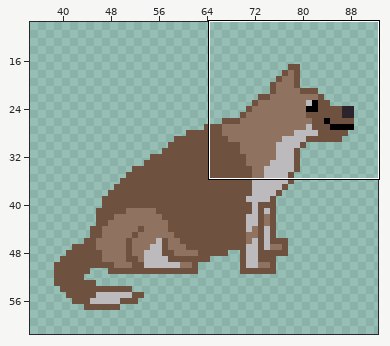
Sprite sheet, stored at sprites/sSITTING/layers/9ff01c35-1d4a-4685-bb76-ead586271a11/6b86ed9a-7a50-4989-8916-f03296bc20e9.png. The picture above shows the old version from afar; the outline marks the close-up.
Close-up. Before the edit:
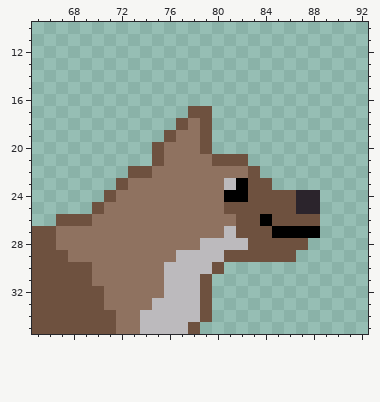
The file is 128x64 pixels. Shown: x 65..92, y 10..35. The wide view leaves out empty margins.
Now the later version:
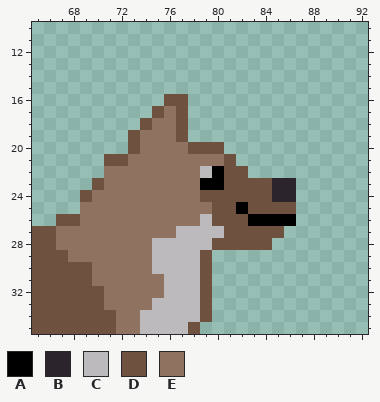
Palette (. is transparent): A #000000  B #2b242c  C #bcbabd  D #6e513f  E #8f7260
What changed:
Changed rows in their new state; - is an unchanged pixel.
first column x 69:
16 -------DD-----------
17 ------DED..---------
18 -----DEE-..---------
19 ----DEEED..---------
20 ----DEE--D-D--------
21 --DDEEE----E-.------
22 --EEEE----CADD.-----
23 -DEE------AADD--BB--
24 DEE-------DDDD--BB..
25 EE---------D-A----..
26 E---------CDD-A-AA..
27 --------CCCCD---D...
28 ------CCCC-DDD--...-
29 ------CC--D.......--
30 ------C---D.--------
Pixel boxes of the changes (left, top, right, bottom) in both close-ups:
changed: (80, 94, 320, 274)
